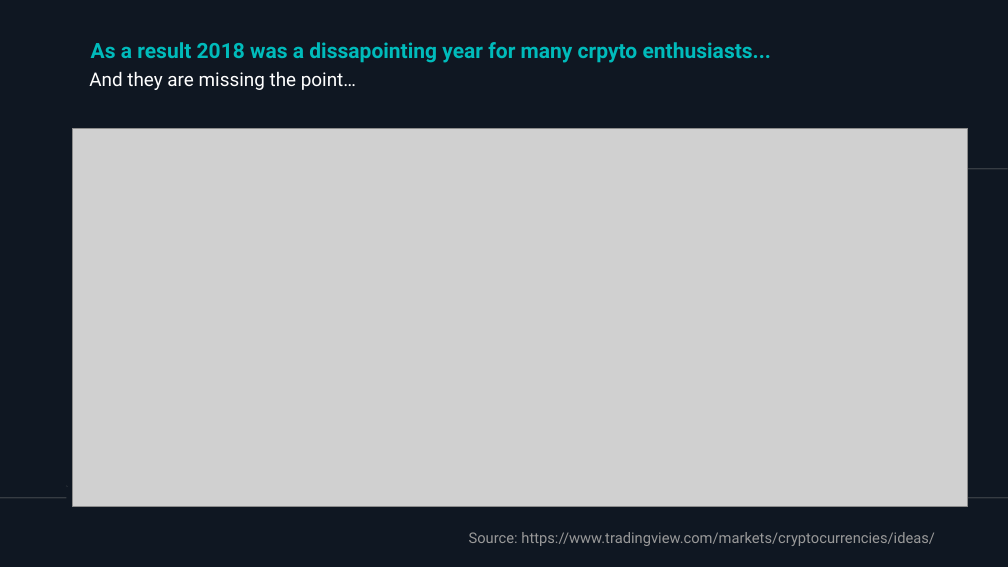
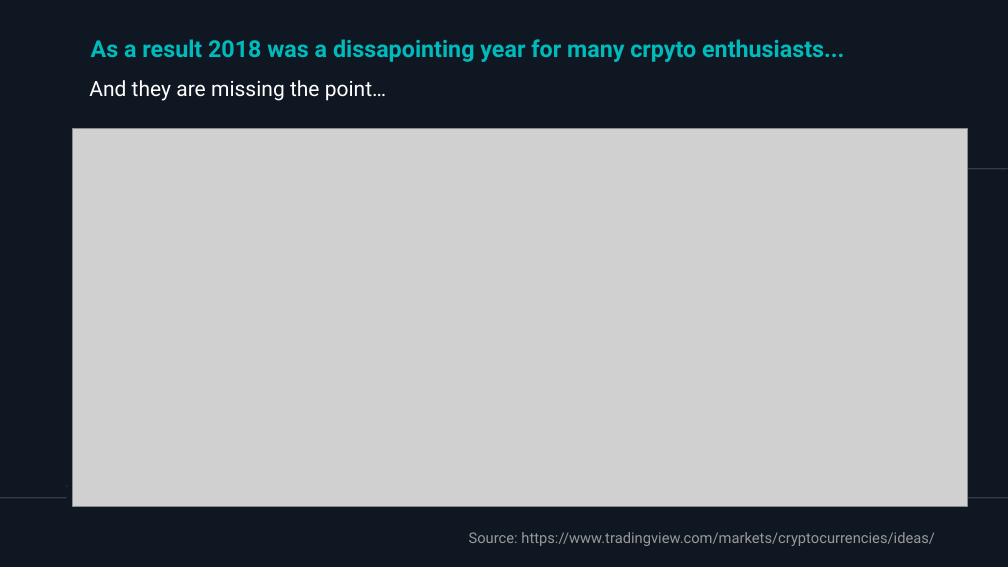
Before and after one commit to asotirov/dorahacks-berlin-hackaton-xnft, a slide deck: slide 6 of presentation.ppt. Drawn at 1008x567 pixels with LibreOffice and Linux fonts; fonts in the diff are those of the drawing; grey boxes stand for pictures. Boxes give left, top, right and bottom in pixels: in the first picture for what was removed or moved away, otherwise in the second. Text is boxed around its words. In the diff, an @@ line names an element or a change of style, - is before the commit and + after.

```diff
--- a/presentation.ppt
+++ b/presentation.ppt
@@ text "As a result 2018 was ..." at (91,39,844,62): size 20 to 22.2 pt; line spacing 1 to 0.9 @@
@@ text "And they are missing the ...": place and size @@
-text "And they are missing the ..." at (89,71,356,90)
+text "And they are missing the ..." at (89,80,386,101)
@@ text "And they are missing the ..." at (89,80,386,101): size 18 to 20 pt @@
```
Also in this commit, not shown: 10 other slides changed, 8 slides added, 7 slides removed.
